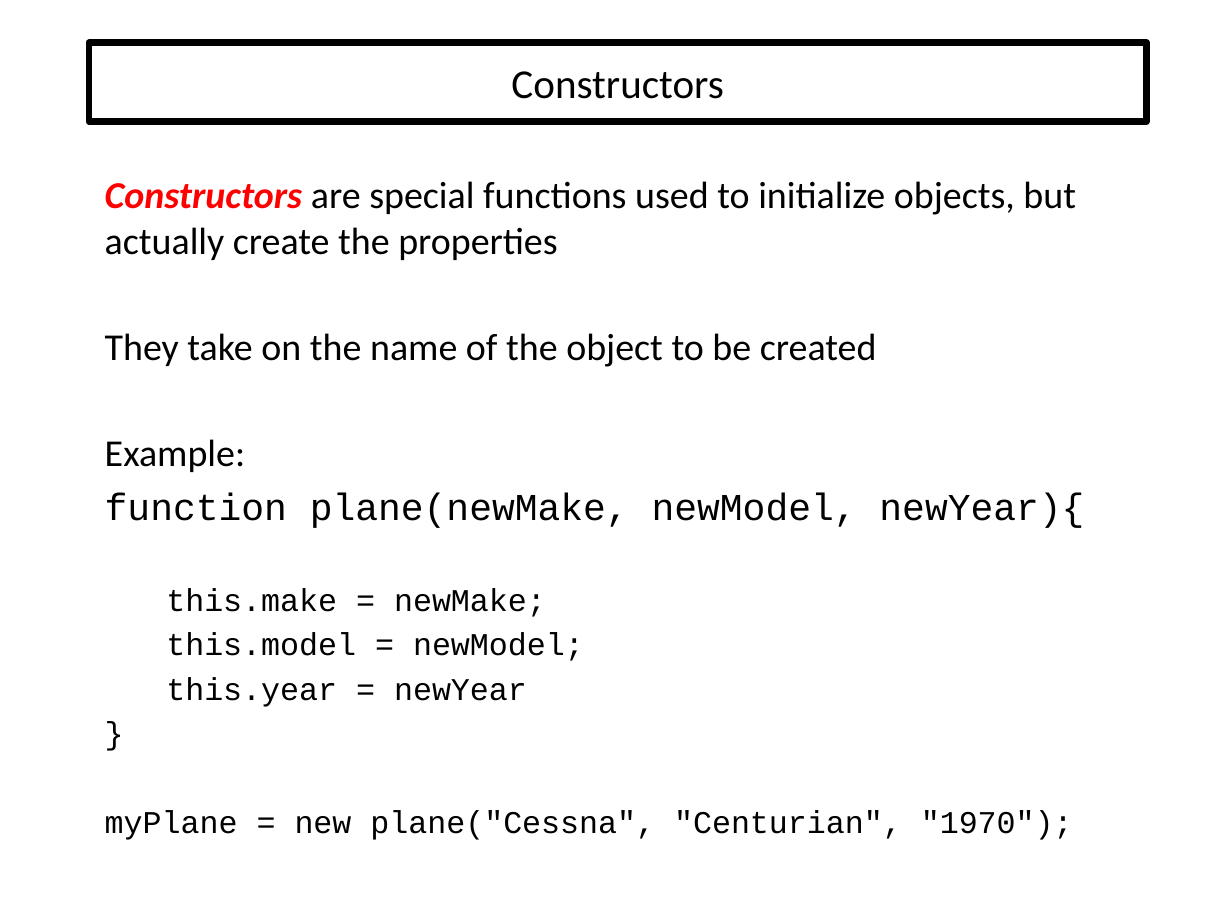
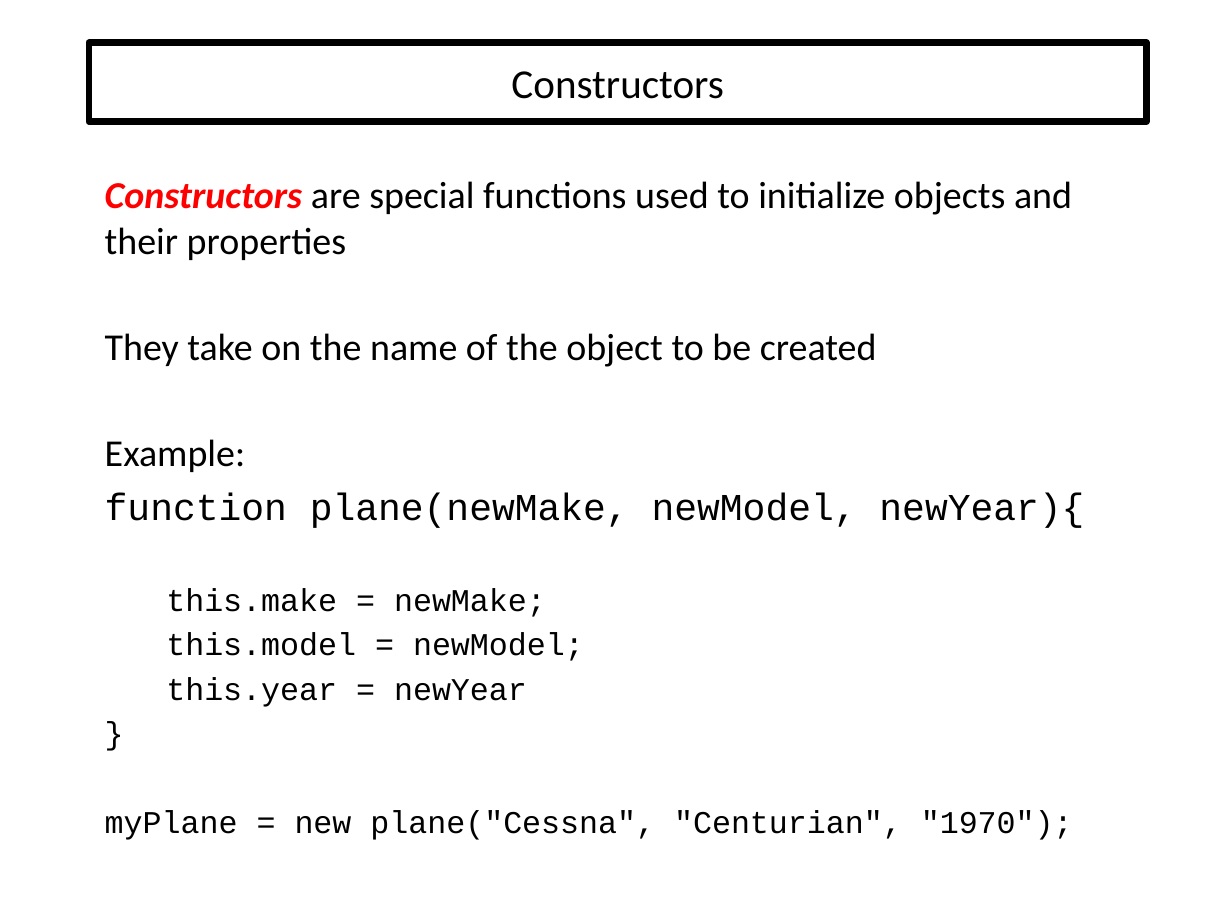
Before and after one commit to EricJPogue/www-epogue-info, a slide deck: slide 70 of CPSC-24700/Presentations/javascript-basics.pptx. Drawn at 1232x924 pixels with LibreOffice and Linux fonts; fonts in the diff are those of the drawing. Boxes give left, top, right and bottom in pixels: in the first picture for what was removed or moved away, otherwise in the second. Text is boxed around its words. In the diff, an @@ line names an element or a change of style, - is before the commit and + after.

```diff
--- a/CPSC-24700/Presentations/javascript-basics.pptx
+++ b/CPSC-24700/Presentations/javascript-basics.pptx
@@ text at <box>105,181,1072,260</box>: text changed @@
-Constructors are special functions used to initialize objects, but actually create the properties
+Constructors are special functions used to initialize objects and their properties
```
Also in this commit, not shown: 4 other files.
